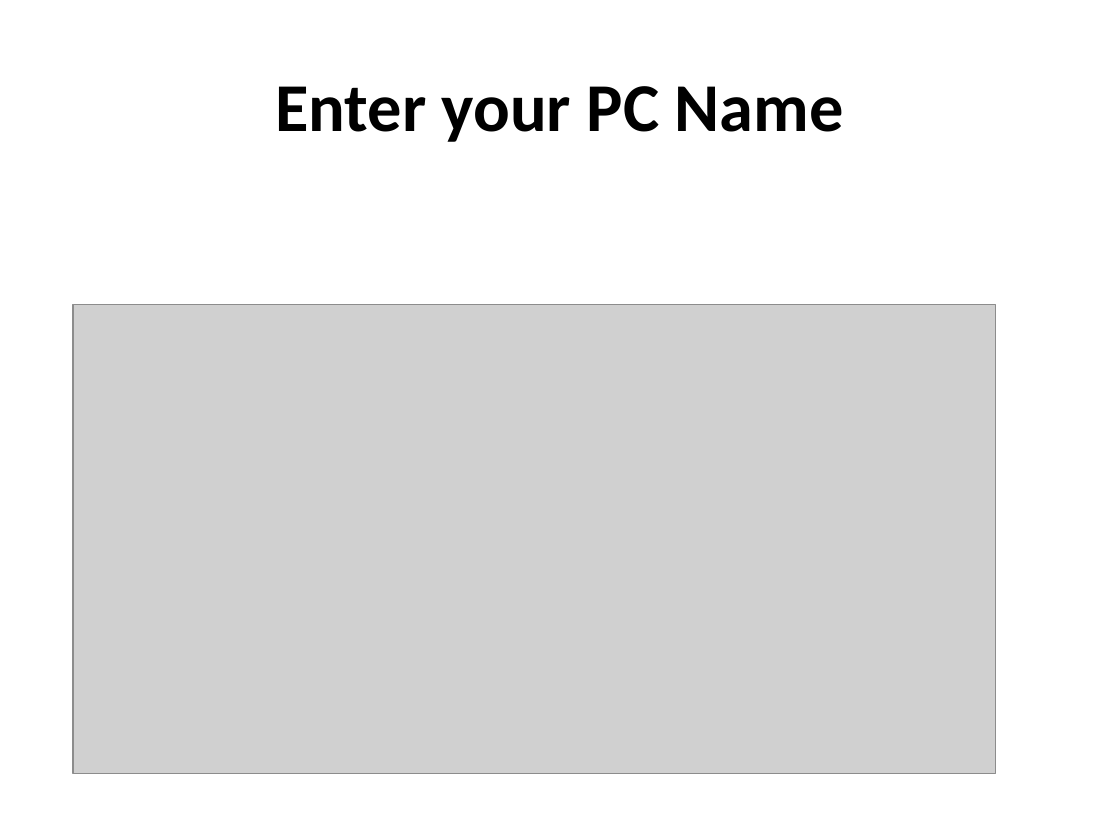
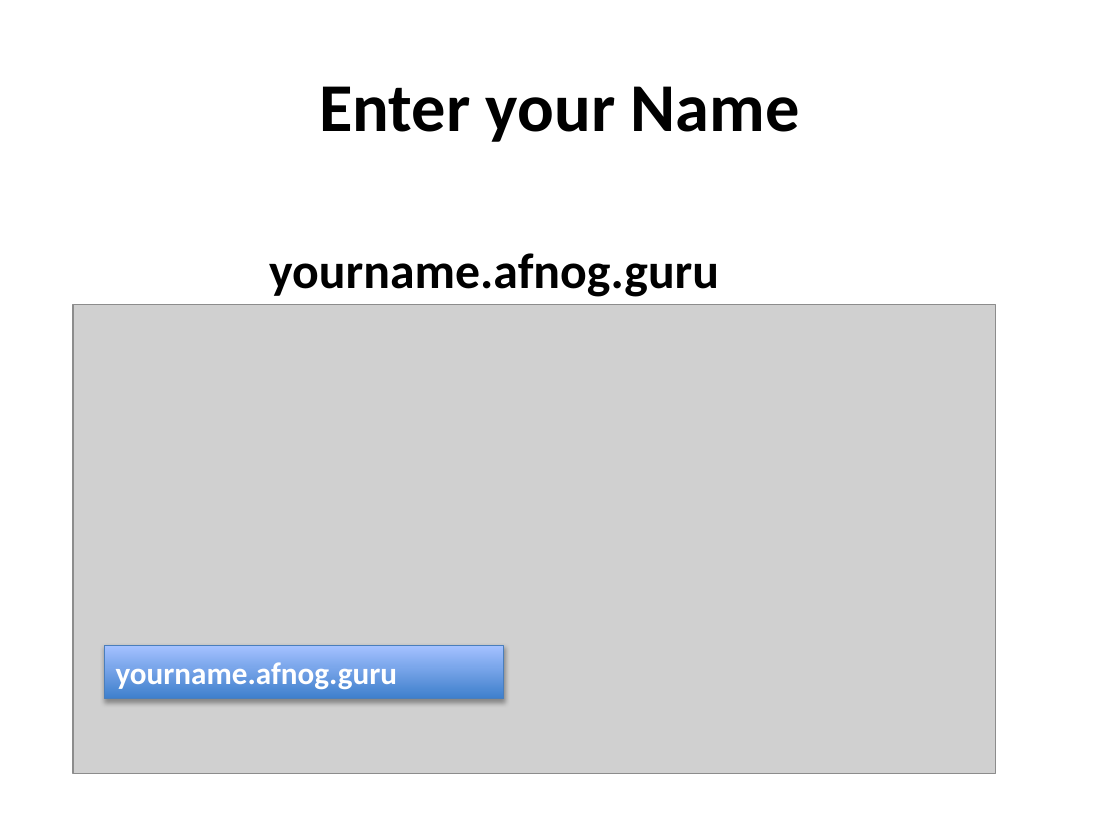
Before and after one commit to afnog/afnog.github.io, a slide deck: slide 10 of sse/postfix/mailfilter-pt2.pptx. Drawn at 1120x840 pixels with LibreOffice and Linux fonts; fonts in the diff are those of the drawing; grey boxes stand for pictures. Boxes give left, top, right and bottom in pixels: in the first picture for what was removed or moved away, otherwise in the second. Text is boxed around its words. In the diff, an @@ line names an element or a change of style, - is before the commit and + after.

```diff
--- a/sse/postfix/mailfilter-pt2.pptx
+++ b/sse/postfix/mailfilter-pt2.pptx
@@ title at bbox=[319, 86, 800, 142]: text changed @@
-Enter your PC Name
+Enter your Name
@@ text added at bbox=[269, 253, 719, 297], 32 pt, text #000000, bold @@
+yourname.afnog.guru
@@ rectangle added at bbox=[104, 645, 504, 699], fill gradient #3F80CE to #A4C4FF, outline #4B7EBC 0.75 pt, 20 pt, text #FFFFFF, bold @@
+yourname.afnog.guru
```
Also in this commit, not shown: 1 other file.
